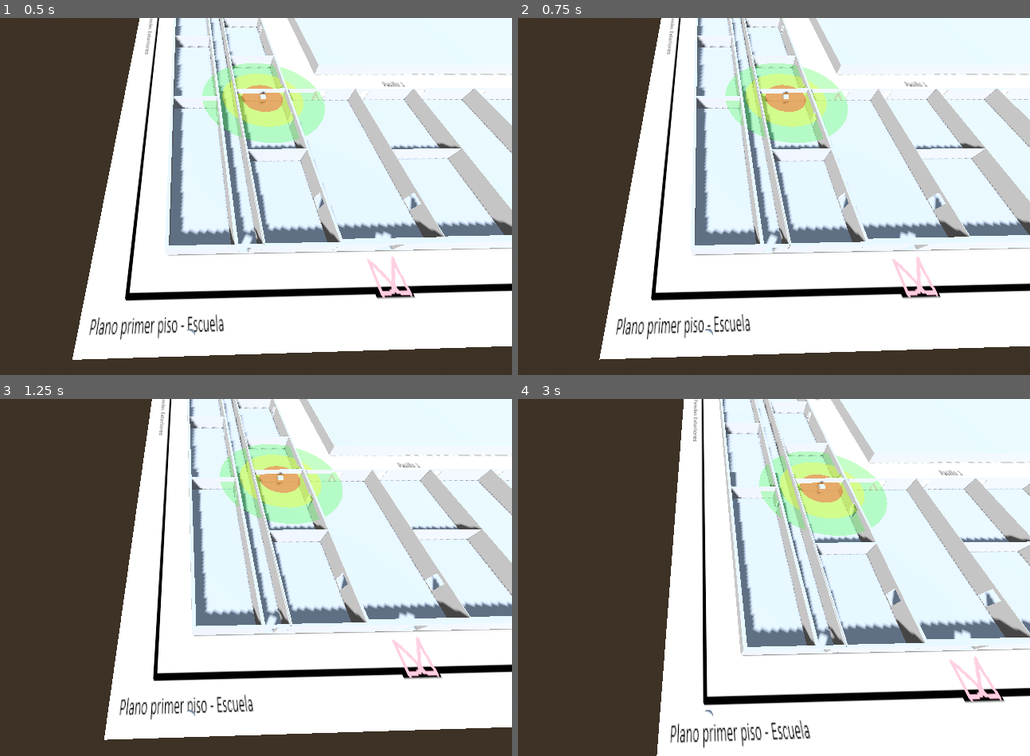
Above: before the commit, frames 1-4 (two rows, left to right).
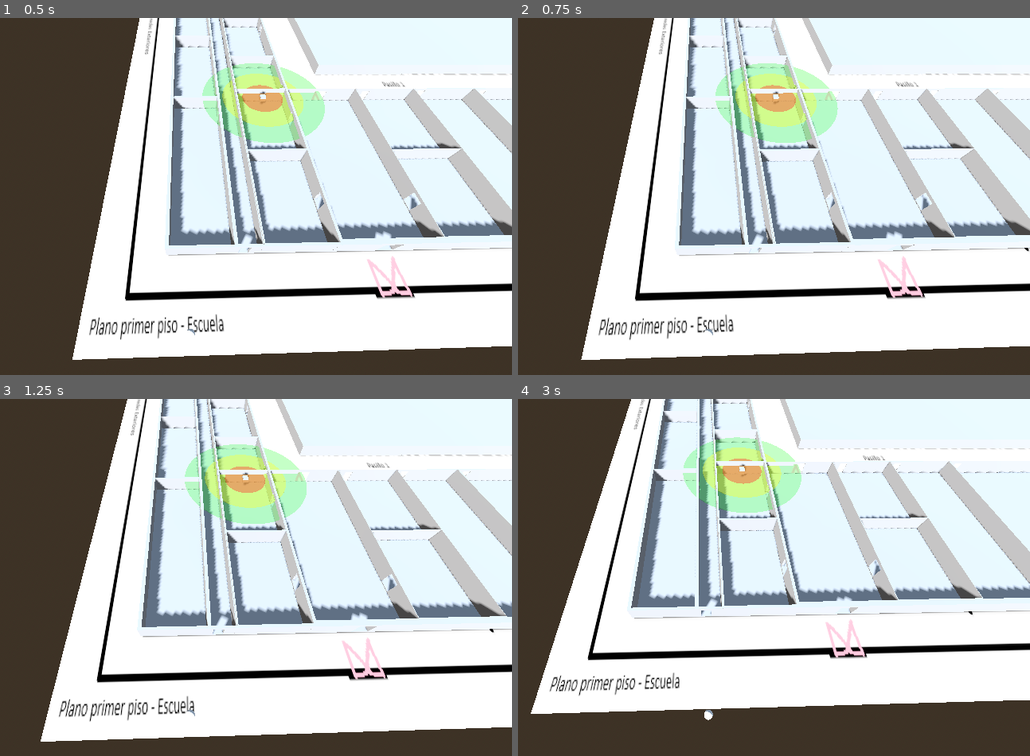
Above: after the commit, the same moments.

Repository: Ilycas/simulacion-y-modelo-proyecto
Game: Godot game, scene res://escuela.tscn
Same seed, same stepped clock (60 frames per second), same inputs: the game is played once before the commit and once after it.
Inputs:
- Up to frame 1 (0.5 s): no input
- Up to frame 2 (0.75 s): tap Enter at 0.5 s; hold D from 0.53 s (still down); hold Space from 0.53 s (still down)
- Up to frame 3 (1.25 s): keep holding D; keep holding Space
- Up to frame 4 (3 s): release D at 1.28 s; release Space at 1.28 s; hold S 1.28-2.03 s; tap Space at 1.35, 1.52, 1.82, 2.85 s; hold D 2.03-2.78 s; hold Space 2.03-2.78 s; hold W from 2.78 s (still down)

Frame 1 is identical in both runs. In frame 2, 20% of the frame differs, in the area x 12-100%, y 0-96%; in frame 3, 30%; in frame 4, 51%, in the area x 2-100%, y 0-100%.

Commit message:
cambio de ray y controles

Diff:
--- a/escuela.tscn
+++ b/escuela.tscn
@@ -76,10 +76,11 @@
 [node name="RayCast3D" type="RayCast3D" parent="Router/Router" unique_id=316226275]
 collide_with_areas = true
 
-[node name="Estudiante" type="Node3D" parent="." unique_id=2047578850 node_paths=PackedStringArray("nodo_router", "nodo_paquete")]
+[node name="Estudiante" type="Node3D" parent="." unique_id=2047578850 node_paths=PackedStringArray("nodo_router", "nodo_raycast", "nodo_paquete")]
 transform = Transform3D(1, 0, 0, 0, 1, 0, 0, 0, 1, 51.3575, 0.9649887, -61.79018)
 script = ExtResource("1_awtwk")
 nodo_router = NodePath("../Router")
+nodo_raycast = NodePath("../Router/Router/RayCast3D")
 nodo_paquete = NodePath("../Paquete")
 
 [node name="MeshInstance3D" type="MeshInstance3D" parent="Estudiante" unique_id=1037988441]
--- a/estudiante.gd
+++ b/estudiante.gd
@@ -1,6 +1,7 @@
 extends Node3D
 
 @export var nodo_router : Node3D
+@export var nodo_raycast : RayCast3D
 @export var nodo_paquete : Node3D
 @export var radio_cobertura : float = 12.0
 @export var velocidad_caminar : float = 5.0
@@ -15,40 +16,68 @@
 	mesh_visual = get_node("MeshInstance3D")
 	material_estudiante = StandardMaterial3D.new()
 	mesh_visual.material_override = material_estudiante
+
 	if nodo_paquete:
 		nodo_paquete.visible = false
 
 func _process(delta: float) -> void:
-	# --- 1. CONTROLES DE MOVIMIENTO DIRECTOS (W, A, S, D) ---
+	# --- 1. CONTROLES DE MOVIMIENTO ---
 	if Input.is_physical_key_pressed(KEY_D):
+		global_position.x -= velocidad_caminar * delta
+	if Input.is_physical_key_pressed(KEY_A):
 		global_position.x += velocidad_caminar * delta
-	if Input.is_physical_key_pressed(KEY_A):
-		global_position.x -= velocidad_caminar * delta
 	if Input.is_physical_key_pressed(KEY_S):
+		global_position.z -= velocidad_caminar * delta
+	if Input.is_physical_key_pressed(KEY_W):
 		global_position.z += velocidad_caminar * delta
-	if Input.is_physical_key_pressed(KEY_W):
-		global_position.z -= velocidad_caminar * delta
 
-	# --- 2. MAPA DE CALOR ---
+	# --- 2. CÁLCULO FÍSICO DE ATENUACIÓN (RAYCAST Y MATERIALES) ---
+	var hay_obstaculo : bool = false
+	var multiplicador_material : float = 1.0 # 1.0 = 100% de la señal pasa
+	var nombre_material : String = "Ninguno"
+
+	if nodo_router and nodo_raycast:
+		nodo_raycast.target_position = nodo_raycast.to_local(global_position)
+		nodo_raycast.force_raycast_update()
+
+		if nodo_raycast.is_colliding():
+			var colisor = nodo_raycast.get_collider()
+			if colisor != self:
+				hay_obstaculo = true
+
+				# SISTEMA DE DETECCIÓN DE MATERIALES MEDIANTE GRUPOS
+				if colisor.is_in_group("ventana"):
+					multiplicador_material = 0.90 # El vidrio deja pasar el 90%
+					nombre_material = "Vidrio"
+				elif colisor.is_in_group("madera"):
+					multiplicador_material = 0.70 # La madera deja pasar el 70%
+					nombre_material = "Madera"
+				else:
+					# Por defecto, cualquier otra estructura (el bloque general) es concreto
+					multiplicador_material = 0.25 # El concreto castiga dejando pasar solo el 25%
+					nombre_material = "Concreto"
+
+	# --- 3. MAPA DE CALOR ---
 	var distancia = 0.0
 	if nodo_router:
 		distancia = global_position.distance_to(nodo_router.global_position)
 		var zona1_fuerte = radio_cobertura / 3.0
 		var zona2_promedio = (radio_cobertura / 3.0) * 2.0
 
+		# Simplificamos el degradado: Si la señal es menor al 50% por culpa del material, pinta rojo.
 		if distancia <= zona1_fuerte:
-			material_estudiante.albedo_color = Color(1, 0, 0, 1)
+			material_estudiante.albedo_color = Color(0, 1, 0, 1) if multiplicador_material > 0.5 else Color(1, 1, 0, 1)
 		elif distancia <= zona2_promedio:
-			material_estudiante.albedo_color = Color(1, 1, 0, 1)
+			material_estudiante.albedo_color = Color(1, 1, 0, 1) if multiplicador_material > 0.5 else Color(1, 0, 0, 1)
 		elif distancia <= radio_cobertura:
-			material_estudiante.albedo_color = Color(0, 1, 0, 1)
+			material_estudiante.albedo_color = Color(1, 0, 0, 1) if multiplicador_material > 0.5 else Color(0.8, 0.8, 0.8, 1)
 		else:
 			material_estudiante.albedo_color = Color(0.8, 0.8, 0.8, 1)
 
-	# --- 3. DISPARO DE PAQUETE (BARRA ESPACIADORA) ---
+	# --- 4. DISPARO DE PAQUETE ---
 	if Input.is_physical_key_pressed(KEY_SPACE) and not paquete_viajando:
 		if nodo_router and distancia <= radio_cobertura:
-			print("¡PING! Generando paquete...")
+
 			var zona1_fuerte = radio_cobertura / 3.0
 			var zona2_promedio = (radio_cobertura / 3.0) * 2.0
 
@@ -59,18 +88,23 @@
 			else:
 				velocidad_paquete = 5.0
 
+			# APLICAR LA PENALIZACIÓN EXACTA DEL MATERIAL AL PAQUETE
+			if hay_obstaculo:
+				velocidad_paquete = velocidad_paquete * multiplicador_material
+				print("-> Atenuación por ", nombre_material, ". Retención de señal: ", multiplicador_material * 100, "%")
+
 			if nodo_paquete:
-				# Dispara desde la altura del pecho
 				nodo_paquete.global_position = global_position + Vector3(0, 1, 0)
 				nodo_paquete.visible = true
 				paquete_viajando = true
 		else:
 			print("ERROR: Fuera de cobertura.")
 
-	# --- 4. VIAJE DEL PAQUETE ---
+	# --- 5. VIAJE DEL PAQUETE ---
 	if paquete_viajando and nodo_paquete and nodo_router:
 		var destino_elevado = nodo_router.global_position + Vector3(0, 1, 0)
 		nodo_paquete.global_position = nodo_paquete.global_position.move_toward(destino_elevado, velocidad_paquete * delta)
+
 		if nodo_paquete.global_position.distance_to(destino_elevado) < 0.2:
 			paquete_viajando = false
 			nodo_paquete.visible = false
